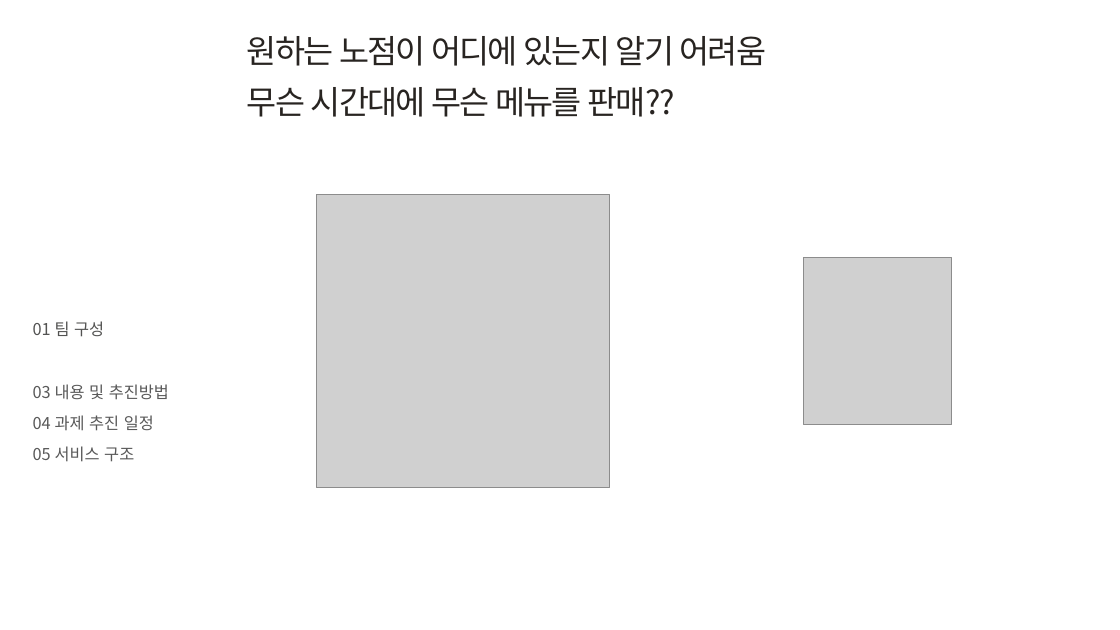
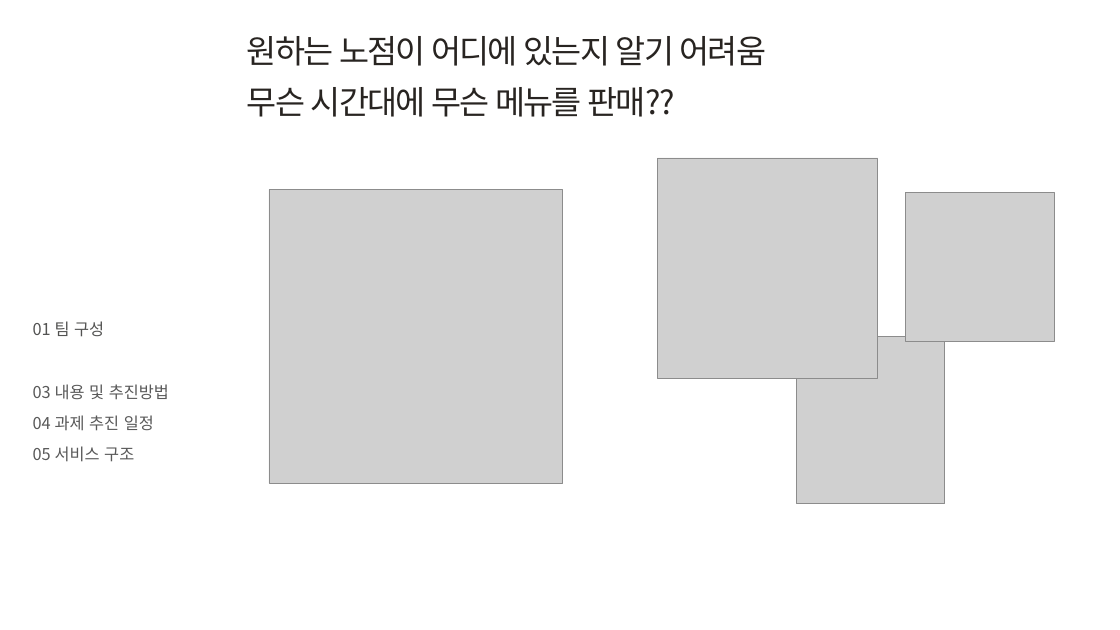
Before and after one commit to KIMTHE/KNU-MAP1-20212-Team01, a slide deck: slide 4 of document/Project_proposal_1조.pptx. Drawn at 1120x630 pixels with LibreOffice and Linux fonts; fonts in the diff are those of the drawing; grey boxes stand for pictures; background and template pictures are left out. Boxes give left, top, right and bottom in pixels: in the first picture for what was removed or moved away, otherwise in the second. Text is boxed around its words. In the diff, an @@ line names an element or a change of style, - is before the commit and + after.

```diff
--- a/document/Project_proposal_1조.pptx
+++ b/document/Project_proposal_1조.pptx
@@ picture added at (x1=658, y1=158, x2=878, y2=378) @@
@@ picture moved from (x1=317, y1=194, x2=610, y2=487) to (x1=269, y1=190, x2=562, y2=483) @@
@@ picture added at (x1=906, y1=192, x2=1054, y2=341) @@
@@ picture moved from (x1=803, y1=257, x2=952, y2=424) to (x1=797, y1=336, x2=945, y2=503) @@
```
Also in this commit, not shown: 6 other slides changed, 1 other file.
